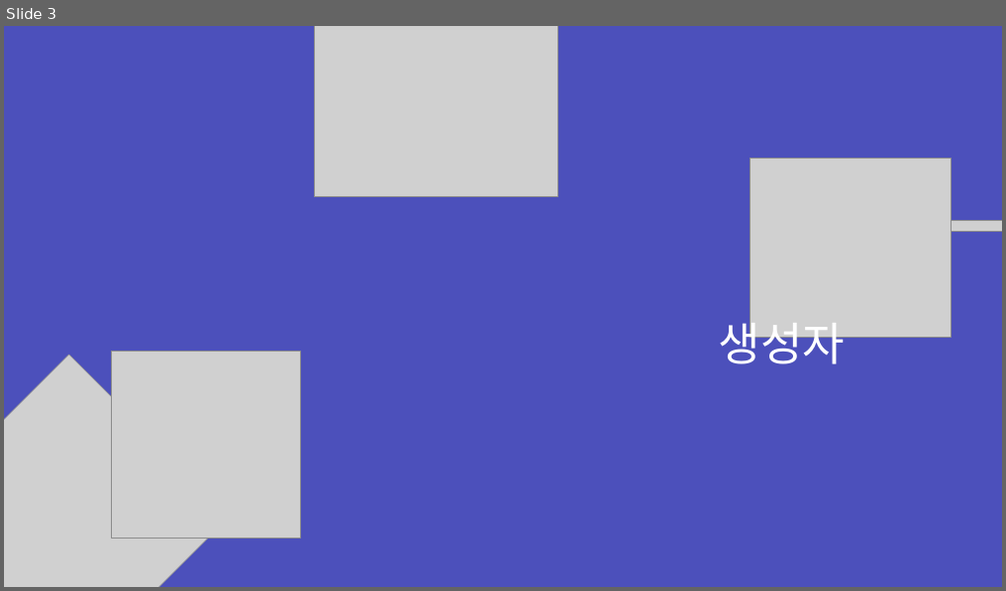
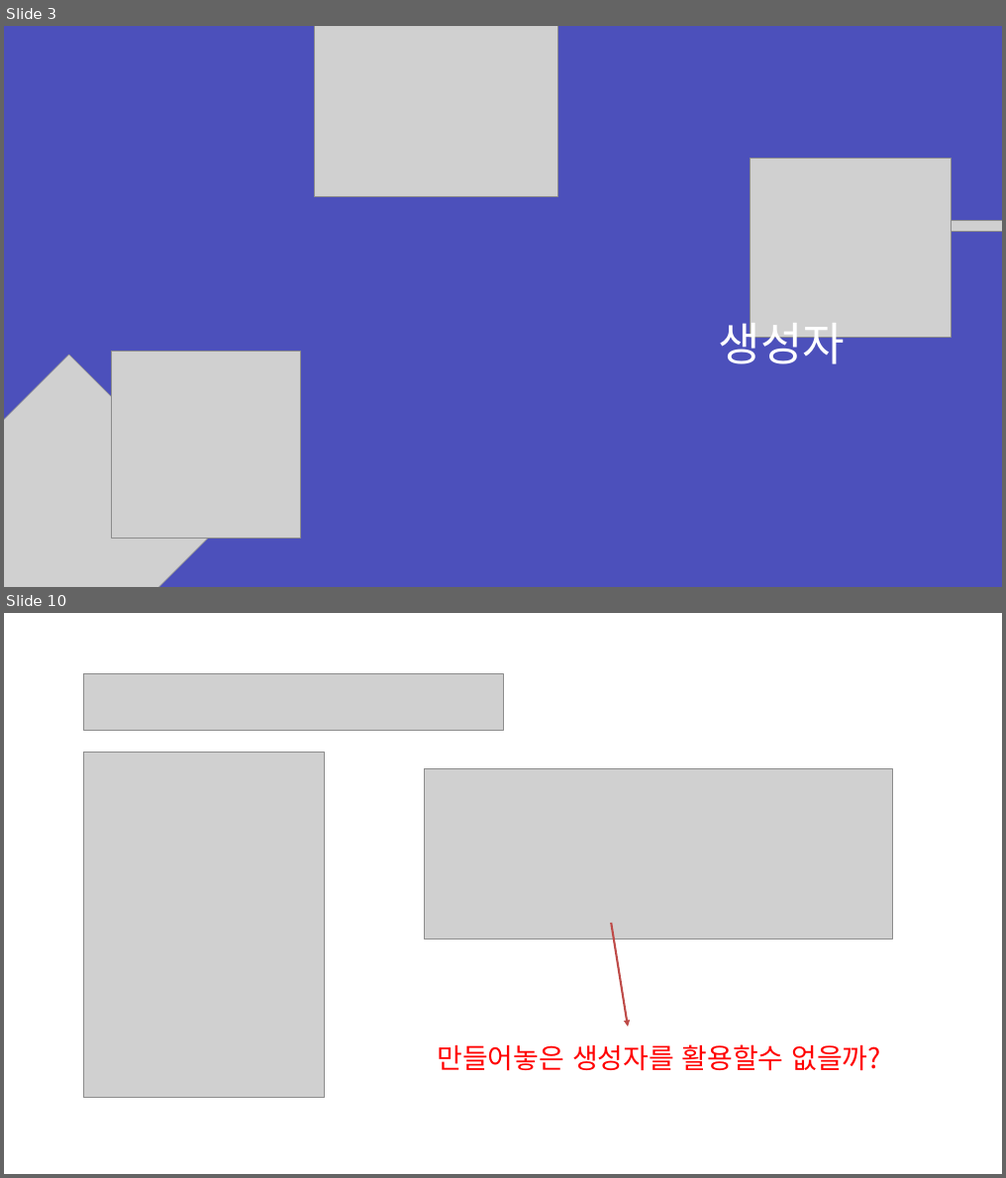
Before and after one commit to zest132/JavaLecture, a slide deck: JavaLecture/LectureFile/java 8강.pptx. Shown one above the other, each under a label of ours: slide 3 before the commit, slides 3 and 10 after it; the slides between them are not shown. The pictures are 1006x591 and 1006x1178 pixels, drawn with LibreOffice and Linux fonts; fonts in the diff are those of the drawing; grey boxes stand for pictures. Boxes give left, top, right and bottom in pixels: in the first picture for what was removed or moved away, otherwise in the second. Text is boxed around its words. In the diff, an @@ line names an element or a change of style, - is before the commit and + after.

```diff
--- a/JavaLecture/LectureFile/java 8강.pptx
+++ b/JavaLecture/LectureFile/java 8강.pptx
@@ slide 10 added at [4, 613, 1002, 1174], background #FFFFFF @@
@@ picture added at [83, 673, 503, 730] @@
@@ picture added at [83, 753, 324, 1098] @@
@@ picture added at [424, 768, 892, 940] @@
@@ arrow added from (611, 923) to (628, 1027), #BF4C48 3 pt @@
@@ text added at [438, 1045, 882, 1071], 40 pt, text #FF0000 @@
+만들어놓은 생성자를 활용할수 없을까?
```
Also in this commit, not shown: 3 slides changed, 22 other slides added, 20 slides removed, 4 other files.
